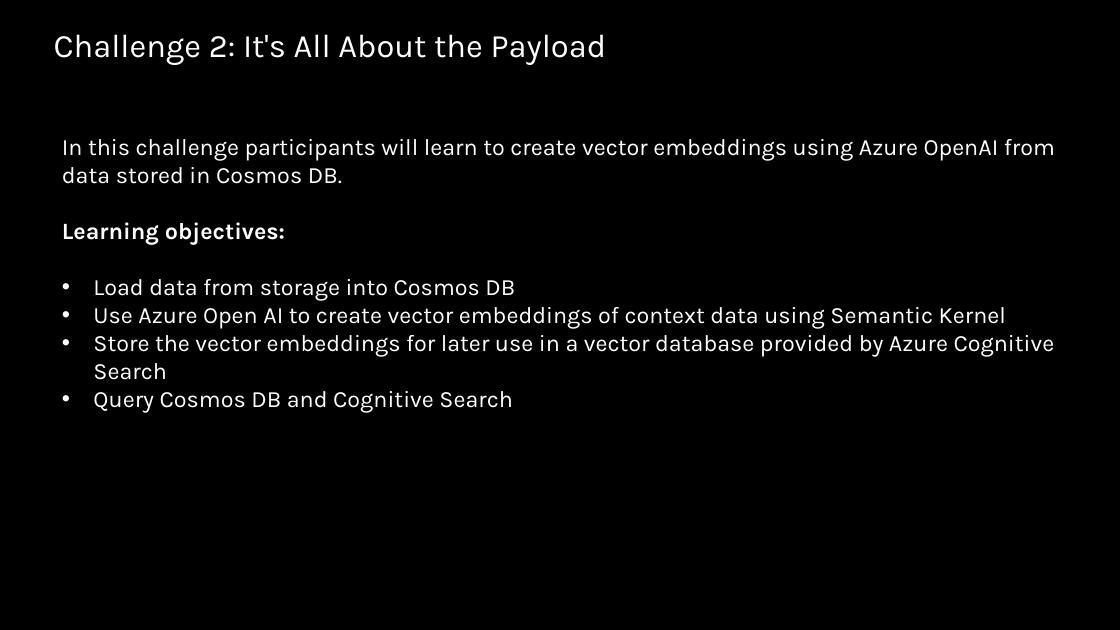
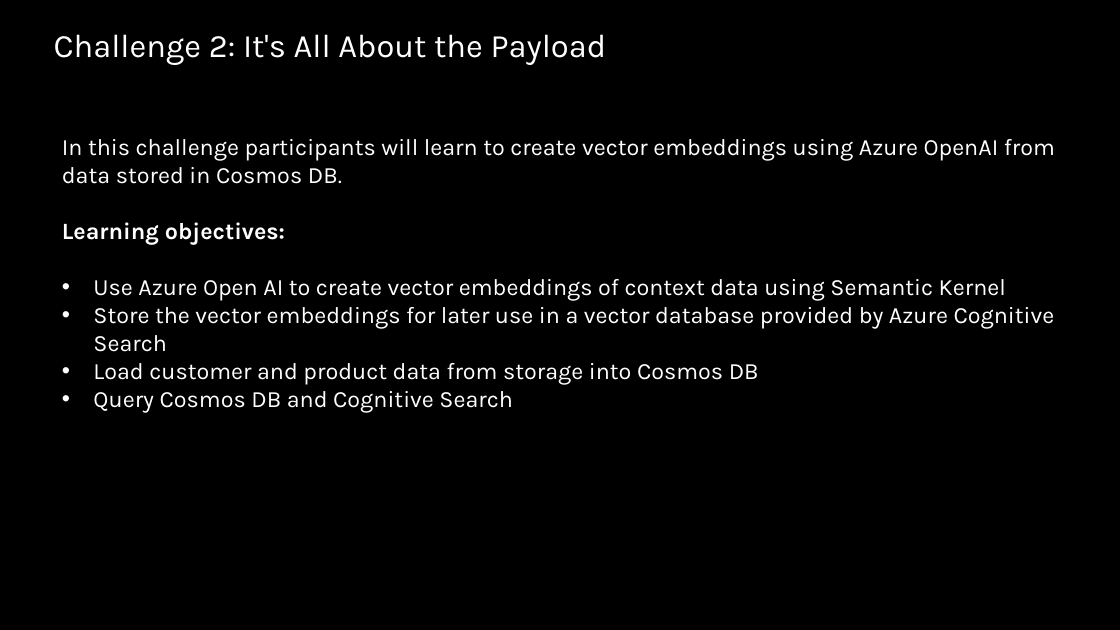
Before and after one commit to Azure/Build-Modern-AI-Apps-Hackathon, a slide deck: slide 14 of OpenAI_Cosmos_DB_Tech_Scenario_Attendee_Coach_Deck.pptx. Drawn at 1120x630 pixels with LibreOffice and Linux fonts; fonts in the diff are those of the drawing; background and template pictures are left out. Boxes give left, top, right and bottom in pixels: in the first picture for what was removed or moved away, otherwise in the second. Text is boxed around its words. In the diff, an @@ line names an element or a change of style, - is before the commit and + after.

```diff
--- a/OpenAI_Cosmos_DB_Tech_Scenario_Attendee_Coach_Deck.pptx
+++ b/OpenAI_Cosmos_DB_Tech_Scenario_Attendee_Coach_Deck.pptx
@@ text at (93,279,515,301): paragraph removed @@
-• Load data from storage into Cosmos DB
@@ text at (93,363,759,385): paragraph added @@
+• Load customer and product data from storage into Cosmos DB
```
Also in this commit, not shown: 2 other slides changed, 2 other files.
